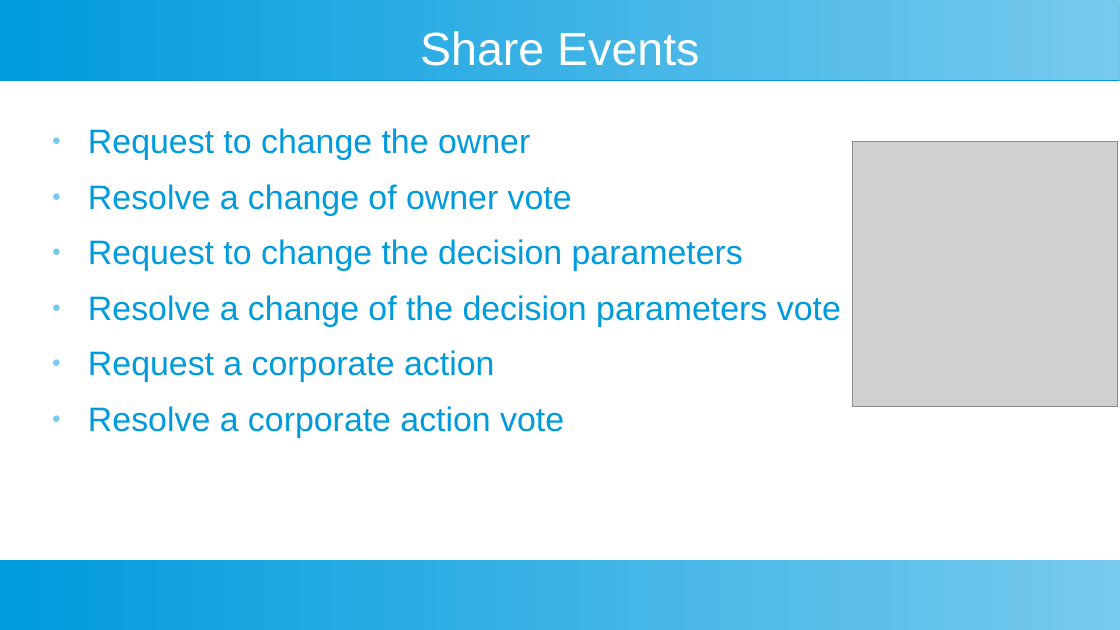
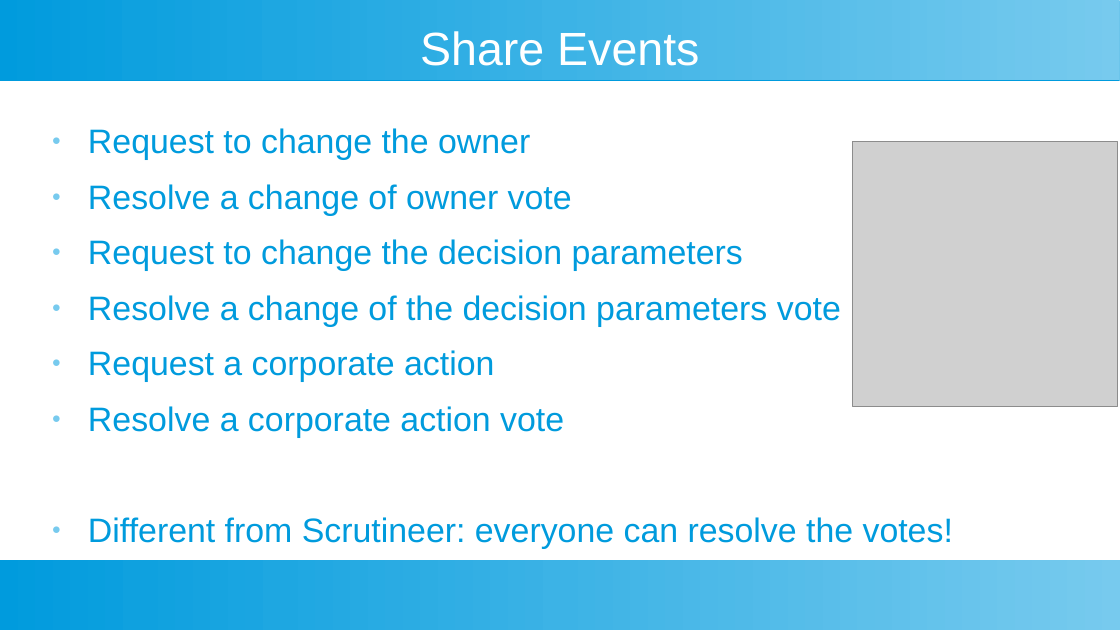
Before and after one commit to toongeorges/cryptoshares, a slide deck: slide 35 of design.odp. Drawn at 1120x630 pixels with LibreOffice and Linux fonts; fonts in the diff are those of the drawing; grey boxes stand for pictures. Boxes give left, top, right and bottom in pixels: in the first picture for what was removed or moved away, otherwise in the second. Text is boxed around its words. In the diff, an @@ line names an element or a change of style, - is before the commit and + after.

Commit message:
small change to presentation

```diff
--- a/design.odp
+++ b/design.odp
@@ text at (x1=88, y1=517, x2=953, y2=549): paragraph added @@
+● Different from Scrutineer: everyone can resolve the votes!
```
